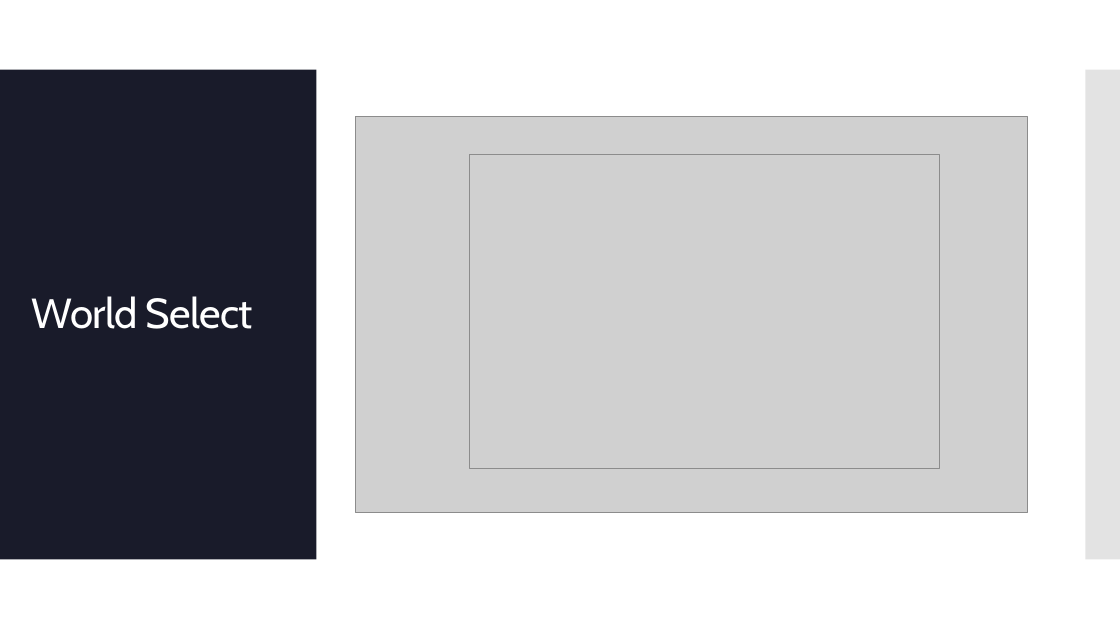
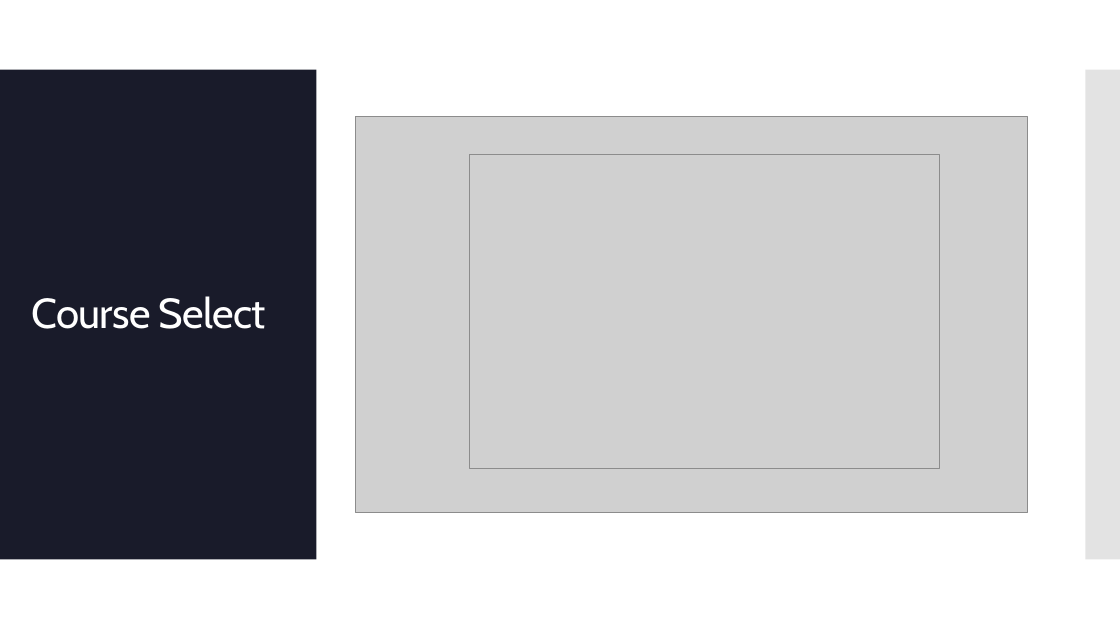
Before and after one commit to JDePourcq1/BCIT-Rocket16, a slide deck: slide 3 of Week2/Kitty Cat Space Map Mockup.pptx. Drawn at 1120x630 pixels with LibreOffice and Linux fonts; fonts in the diff are those of the drawing; grey boxes stand for pictures. Boxes give left, top, right and bottom in pixels: in the first picture for what was removed or moved away, otherwise in the second. Text is boxed around its words. In the diff, an @@ line names an element or a change of style, - is before the commit and + after.

```diff
--- a/Week2/Kitty Cat Space Map Mockup.pptx
+++ b/Week2/Kitty Cat Space Map Mockup.pptx
@@ title at <box>32,296,266,329</box>: text changed @@
-World Select
+Course Select
```
Also in this commit, not shown: 4 other slides changed.
